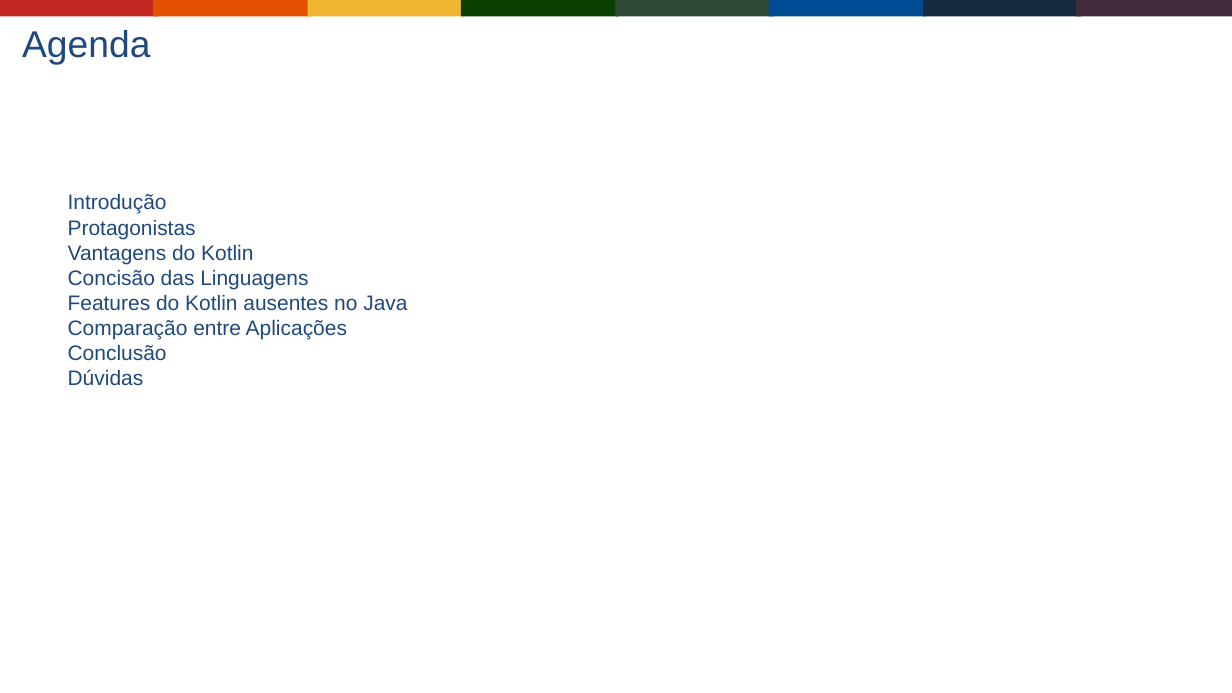
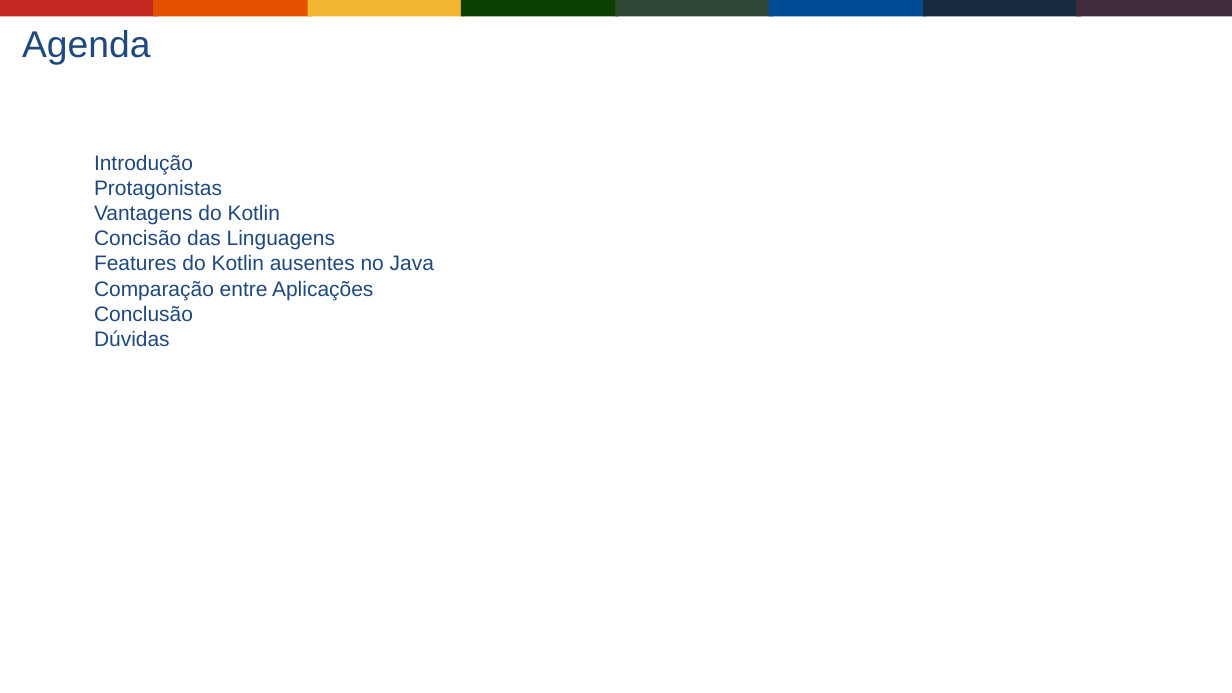
Before and after one commit to Gabrielgps25/meetup-kotlin-java-differences-features, a slide deck: slide 3 of buscando-interoperabilidade-entre-java-jvm-kotlin.odp (slide 2 before the commit). Drawn at 1232x693 pixels with LibreOffice and Linux fonts; fonts in the diff are those of the drawing; background and template pictures are left out. Boxes give left, top, right and bottom in pixels: in the first picture for what was removed or moved away, otherwise in the second. Text is boxed around its words. In the diff, an @@ line names an element or a change of style, - is before the commit and + after.

Commit message:
fix: odp  presentation

```diff
--- a/buscando-interoperabilidade-entre-java-jvm-kotlin.odp
+++ b/buscando-interoperabilidade-entre-java-jvm-kotlin.odp
@@ text "Introdução": place and size @@
-text "Introdução" at <box>68,193,407,386</box>
+text "Introdução" at <box>94,154,434,346</box>
```
Also in this commit, not shown: 1 slide added, 1 other file.
